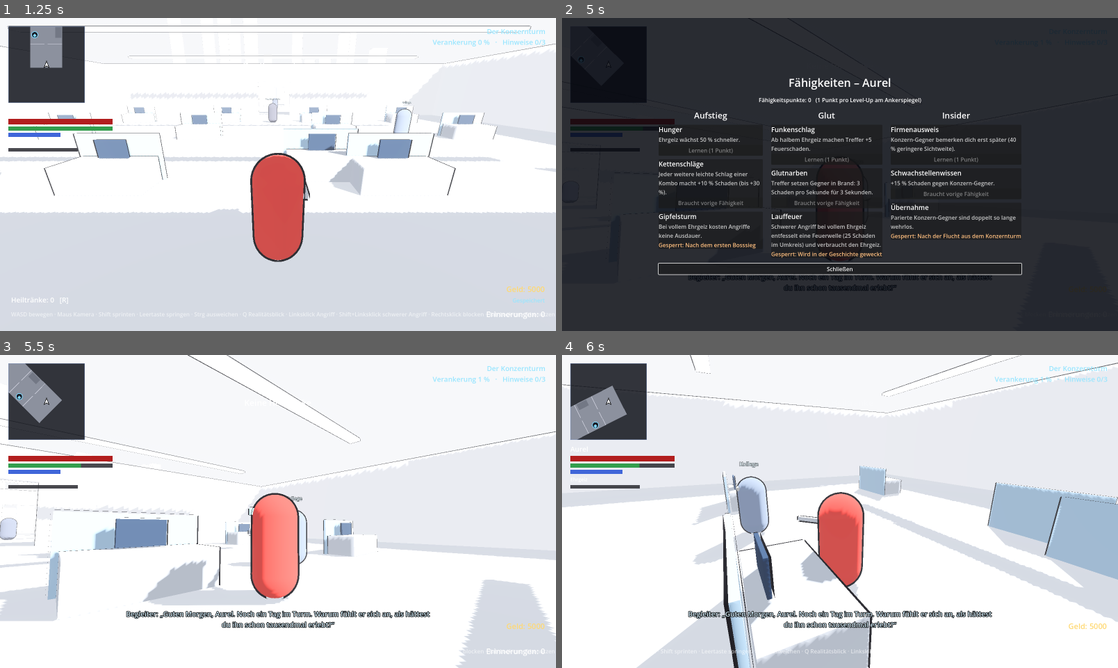
Above: before the commit, frames 1-4 (two rows, left to right).
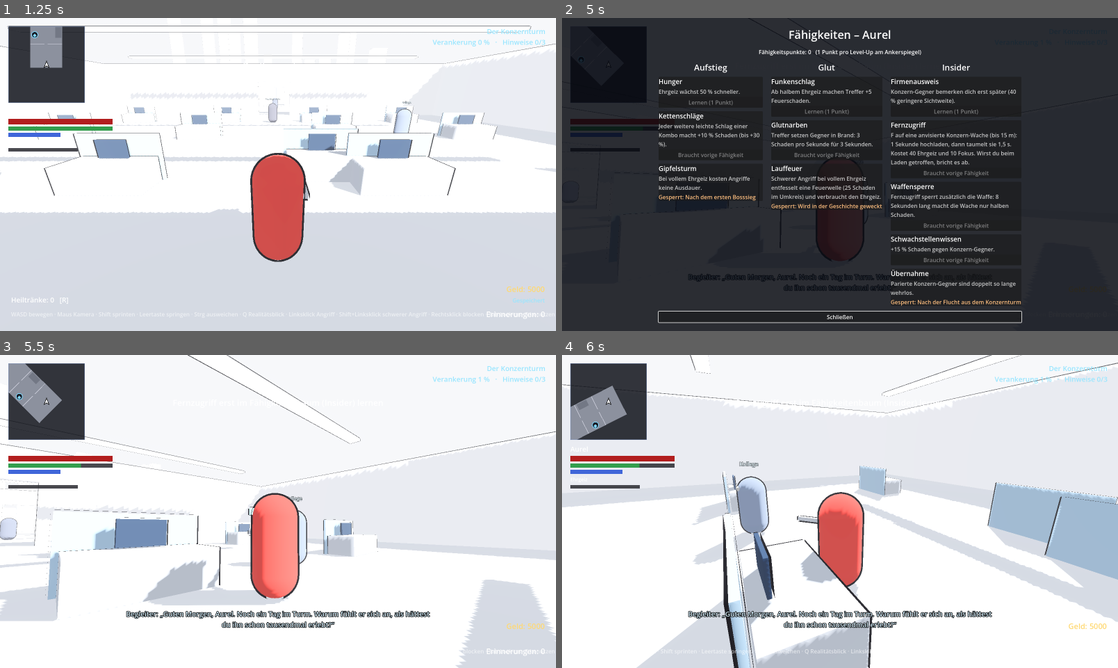
Above: after the commit, the same moments.

Repository: Aurelvonwatzdorf/nr1
Game: Godot game, scene res://scenes/levels/corporate_tower.tscn
The game is run twice, just before and just after one commit, with the same random seed, the same clock (stepped at 60 frames per second) and the same inputs.
Inputs (mouse positions are in pixels of both pictures, inside the frame that each line leads up to):
- Up to frame 1 (1.25 s): click "Aurel wählen" at 0.5 s
- Up to frame 2 (5 s): tap Enter at 1.25 s; move the mouse to (867, 174) at 1.27 s; hold W (move_forward) from 1.28 s (still down); tap F (call_spirit) at 1.35, 3.8 s; click (867, 174) at 1.42 s; tap Space (jump) at 1.52, 2.27, 3.77, 4.52 s; tap V (fire) at 1.55, 2.1, 4.55 s; move the mouse to (812, 174) at 2.02 s; tap R (heal) at 2.3, 2.85 s; move the mouse to (851, 168) at 2.77 s; tap Middle mouse button (lock_on) at 3.05, 3.6 s; move the mouse to (834, 180) at 3.52 s; click (834, 180) at 3.67 s; move the mouse to (878, 177) at 4.27 s; click (878, 177) at 4.35 s; tap K (skills) at 4.9 s
- Up to frame 3 (5.5 s): move the mouse to (111, 464) at 5.02 s; release W (move_forward) at 5.03 s; hold A (move_left) from 5.03 s (still down); right-click (111, 464) at 5.1 s; tap Space (jump) at 5.27 s; tap R (heal) at 5.3 s
- Up to frame 4 (6 s): move the mouse to (845, 511) at 5.77 s; release A (move_left) at 5.78 s; hold W (move_forward) from 5.78 s (still down); tap F (call_spirit) at 5.85 s; click (845, 511) at 5.92 s

Frame 1 is identical in both runs. In frame 2, 10% of the frame differs, in the area x 17-83%, y 3-98%; in frame 3, less than 0.1%; in frame 4, less than 0.1%.

Commit message:
Fernzugriff: Aurel hacks locked-on corporate guards with F (disrupt, weapon jam); docs for mechanic study 1

Diff:
--- a/game/resources/skills/aurel_tree.tres
+++ b/game/resources/skills/aurel_tree.tres
@@ -78,7 +78,23 @@
 story_flag = &"tower_escaped"
 story_hint = "Nach der Flucht aus dem Konzernturm"
 
+[sub_resource type="Resource" id="Skill_aurel_hack_disrupt"]
+script = ExtResource("2_skill")
+id = &"aurel_hack_disrupt"
+display_name = "Fernzugriff"
+description = "F auf eine anvisierte Konzern-Wache (bis 15 m): 1 Sekunde hochladen, dann taumelt sie 1,5 s. Kostet 40 Ehrgeiz und 10 Fokus. Wirst du beim Laden getroffen, bricht es ab."
+branch = "Insider"
+requires = Array[StringName]([&"aurel_badge"])
+
+[sub_resource type="Resource" id="Skill_aurel_hack_jam"]
+script = ExtResource("2_skill")
+id = &"aurel_hack_jam"
+display_name = "Waffensperre"
+description = "Fernzugriff sperrt zusätzlich die Waffe: 8 Sekunden lang macht die Wache nur halben Schaden."
+branch = "Insider"
+requires = Array[StringName]([&"aurel_hack_disrupt"])
+
 [resource]
 script = ExtResource("1_tree")
 branches = Array[String](["Aufstieg", "Glut", "Insider"])
-skills = Array[ExtResource("2_skill")]([SubResource("Skill_a …(218 unchanged characters)… aurel_badge"), SubResource("Skill_aurel_weak_spots"), SubResource("Skill_aurel_takeover")])
+skills = Array[ExtResource("2_skill")]([SubResource("Skill_a …(218 unchanged characters)… aurel_badge"), SubResource("Skill_aurel_hack_disrupt"), SubResource("Skill_aurel_hack_jam"), SubResource("Skill_aurel_weak_spots"), SubResource("Skill_aurel_takeover")])
--- a/game/scripts/enemies/enemy.gd
+++ b/game/scripts/enemies/enemy.gd
@@ -34,6 +34,11 @@
 ## Rabenmal (Tahirous Schwarm): so viele Treffer machen erhöhten Schaden.
 var raven_mark_hits_left: int = 0
 var raven_mark_multiplier: float = 2.0
+## Aurels Fernzugriff: Ladefortschritt (0–1, unter 0 = keiner), Sperre bis zum
+## nächsten Zugriff und Restzeit der Waffensperre (halber Schaden).
+var hack_progress: float = -1.0
+var hack_cooldown_left: float = 0.0
+var weapon_jam_left: float = 0.0
 
 
 func _ready() -> void:
@@ -47,6 +52,8 @@
 	body_mesh.material_override = _material
 	hurtbox.hit_received.connect(_on_hit_received)
 	hitbox.hit_landed.connect(_on_hit_landed)
+	hitbox.damage_modifier = func(_target: Hurtbox, damage: float) -> float:
+		return damage * 0.5 if weapon_jam_left > 0.0 else damage
 	health.died.connect(_on_died)
 	health.value_changed.connect(func(_c: float, _m: float) -> void: _update_health_label())
 	_update_health_label()
@@ -58,6 +65,11 @@
 	var world_speed := GameState.world_time_scale
 	delta *= world_speed
 	attack_cooldown_left = maxf(attack_cooldown_left - delta, 0.0)
+	hack_cooldown_left = maxf(hack_cooldown_left - delta, 0.0)
+	if weapon_jam_left > 0.0:
+		weapon_jam_left = maxf(weapon_jam_left - delta, 0.0)
+		if weapon_jam_left == 0.0:
+			_update_health_label()
 	_update_burn(delta)
 	if not is_on_floor():
 		velocity.y -= gravity * delta
@@ -122,6 +134,29 @@
 		return 1.0
 	raven_mark_hits_left -= 1
 	return raven_mark_multiplier
+
+
+## Kann Aurel gerade auf diesen Gegner zugreifen? (Nur Konzern-Technik.)
+func can_be_hacked() -> bool:
+	return data.faction == &"corporate" and not health.is_dead and hack_cooldown_left <= 0.0
+
+
+## Ladebalken des Zugriffs über dem Gegner (unter 0 = ausblenden).
+func set_hack_progress(ratio: float) -> void:
+	hack_progress = ratio
+	_update_health_label()
+
+
+## Zugriff gelungen: Störung (taumeln), mit Waffensperre halber Schaden.
+func receive_hack(stun_time: float, jam_time: float, cooldown: float) -> void:
+	hack_progress = -1.0
+	hack_cooldown_left = cooldown
+	weapon_jam_left = jam_time
+	if health.is_dead:
+		return
+	flash()
+	state_machine.transition_to(&"stagger", {"time": stun_time, "parried": true})
+	_update_health_label()
 
 
 func is_defenseless() -> bool:
@@ -207,6 +242,9 @@
 	attack_cooldown_left = 0.0
 	_burn_time_left = 0.0
 	raven_mark_hits_left = 0
+	hack_progress = -1.0
+	hack_cooldown_left = 0.0
+	weapon_jam_left = 0.0
 	health.revive()
 	visible = true
 	collision_shape.set_deferred(&"disabled", false)
@@ -254,5 +292,11 @@
 	var ratio := health.get_ratio()
 	var filled := roundi(ratio * 10.0)
 	var mark := "  ◆ Rabenmal" if raven_mark_hits_left > 0 else ""
-	health_label.text = "%s%s\n%s" % [data.display_name, mark, "■".repeat(filled) + "□".repeat(10 - filled)]
-	health_label.visible = not health.is_dead and ratio < 1.0
+	if weapon_jam_left > 0.0:
+		mark += "  ⌀ Waffe gesperrt"
+	var text := "%s%s\n%s" % [data.display_name, mark, "■".repeat(filled) + "□".repeat(10 - filled)]
+	if hack_progress >= 0.0:
+		var loaded := roundi(hack_progress * 10.0)
+		text += "\nZugriff " + "▮".repeat(loaded) + "▯".repeat(10 - loaded)
+	health_label.text = text
+	health_label.visible = not health.is_dead and (ratio < 1.0 or hack_progress >= 0.0 or weapon_jam_left > 0.0)
--- a/game/scripts/player/player.gd
+++ b/game/scripts/player/player.gd
@@ -20,6 +20,15 @@
 @onready var camera_rig: CameraRig = $CameraRig
 @onready var lock_on: LockOnComponent = $LockOnComponent
 @onready var interaction_detector: InteractionDetector = $InteractionDetector
+
+## Fernzugriff (Aurel): Reichweite, Ladezeit, Kosten und Wirkung.
+const HACK_RANGE := 15.0
+const HACK_UPLOAD_TIME := 1.0
+const HACK_AMBITION_COST := 40.0
+const HACK_FOCUS_COST := 10.0
+const HACK_STUN_TIME := 1.5
+const HACK_JAM_TIME := 8.0
+const HACK_COOLDOWN := 12.0
 
 var gravity: float = ProjectSettings.get_setting("physics/3d/default_gravity")
 ## Der zuletzt erlittene Treffer (für Rückstoß im Getroffen-Zustand).
@@ -52,6 +61,9 @@
 ## Nachhall: Restzeit der verlangsamten Welt (Echtzeit) und Sperre bis zum nächsten.
 var afterimage_left: float = 0.0
 var afterimage_cooldown_left: float = 0.0
+## Aurels Fernzugriff: Ziel, das gerade geladen wird, und Restzeit.
+var hack_target: Enemy
+var _hack_time_left: float = 0.0
 
 
 func _ready() -> void:
@@ -80,8 +92,12 @@
 		lock_on.toggle(-camera_rig.camera.global_basis.z)
 	if is_input_enabled() and Input.is_action_just_pressed(&"interact") and can_interact():
 		interaction_detector.current.interact(self)
-	if is_input_enabled() and Input.is_action_just_pressed(&"call_spirit") and get_ravens():
-		call_raven_swarm()
+	if is_input_enabled() and Input.is_action_just_pressed(&"call_spirit"):
+		if get_ravens():
+			call_raven_swarm()
+		elif get_ambition():
+			start_hack()
+	_update_hack(delta)
 	_fire_cooldown_left = maxf(_fire_cooldown_left - delta, 0.0)
 	dash_cooldown_left = maxf(dash_cooldown_left - delta, 0.0)
 	wall_run_cooldown_left = maxf(wall_run_cooldown_left - delta, 0.0)
@@ -308,6 +324,66 @@
 	return best
 
 
+## Aurels Fernzugriff (F, Fähigkeit „Fernzugriff“): auf die anvisierte
+## Konzern-Wache. Gibt false zurück, wenn es nicht geht (Meldung erklärt warum).
+func start_hack() -> bool:
+	var ambition := get_ambition()
+	if ambition == null or hack_target != null:
+		return false
+	if not GameState.has_skill(&"aurel_hack_disrupt"):
+		EventBus.message_requested.emit("Fernzugriff erst im Fähigkeitenbaum (Insider) lernen")
+		return false
+	var target := lock_on.target as Enemy
+	if target == null or target.data.faction != &"corporate" or target.health.is_dead:
+		EventBus.message_requested.emit("Fernzugriff: Konzern-Gegner anvisieren (Tab)")
+		return false
+	if target.global_position.distance_to(global_position) > HACK_RANGE:
+		EventBus.message_requested.emit("Fernzugriff: zu weit weg")
+		return false
+	if not target.can_be_hacked():
+		EventBus.message_requested.emit("Ihre Technik startet gerade neu")
+		return false
+	if ambition.current < HACK_AMBITION_COST or focus.current < HACK_FOCUS_COST:
+		EventBus.message_requested.emit("Zu wenig Ehrgeiz oder Fokus für den Zugriff")
+		return false
+	hack_target = target
+	_hack_time_left = HACK_UPLOAD_TIME
+	target.set_hack_progress(0.0)
+	return true
+
+
+## Bricht einen laufenden Zugriff ab (Treffer, Ziel weg, zu weit).
+func cancel_hack() -> void:
+	if hack_target and is_instance_valid(hack_target):
+		hack_target.set_hack_progress(-1.0)
+	hack_target = null
+	_hack_time_left = 0.0
+
+
+func _update_hack(delta: float) -> void:
+	if hack_target == null:
+		return
+	if not is_instance_valid(hack_target) or hack_target.health.is_dead or health.is_dead \
+			or hack_target.global_position.distance_to(global_position) > HACK_RANGE:
+		cancel_hack()
+		return
+	_hack_time_left -= delta
+	hack_target.set_hack_progress(1.0 - _hack_time_left / HACK_UPLOAD_TIME)
+	if _hack_time_left > 0.0:
+		return
+	var target := hack_target
+	hack_target = null
+	if not focus.try_spend(HACK_FOCUS_COST):
+		target.set_hack_progress(-1.0)
+		return
+	get_ambition().remove(HACK_AMBITION_COST)
+	var jam := HACK_JAM_TIME if GameState.has_skill(&"aurel_hack_jam") else 0.0
+	target.receive_hack(HACK_STUN_TIME, jam, HACK_COOLDOWN)
+	# Zählt wie ein Angriff auf Konzernkräfte (Fahndung).
+	EventBus.enemy_hit_by_player.emit(target)
+	EventBus.camera_shake_requested.emit(0.1)
+
+
 ## Aurels Ehrgeiz (oder null bei anderen Figuren).
 func get_ambition() -> AmbitionComponent:
 	return special_resource as AmbitionComponent
@@ -505,6 +581,7 @@
 	velocity = Vector3.ZERO
 	_set_reality_sight(false)
 	stop_afterimage()
+	cancel_hack()
 	damage_buff = 0.0
 	damage_buff_time_left = 0.0
 	health.revive()
@@ -658,6 +735,7 @@
 	if result != Hurtbox.Result.HIT:
 		return
 	last_hit = hit
+	cancel_hack()
 	BloodEffect.spawn(self, hit.direction, clampf(hit.damage / 15.0, 0.6, 2.0))
 	if get_ambition():
 		get_ambition().on_got_hit()
--- a/game/tests/smoke_test.gd
+++ b/game/tests/smoke_test.gd
@@ -642,7 +642,7 @@
 
 	# Fähigkeiten: Punkte durch Level-Up, Reihenfolge, Story-Sperre
 	var tree_data := player.character_data.skill_tree
-	_check(tree_data != null and tree_data.branches.size() == 3 and tree_data.skills.size() == 9, "Aurel hat einen Baum mit 3 Ästen und 9 Fähigkeiten")
+	_check(tree_data != null and tree_data.branches.size() == 3 and tree_data.skills.size() == 11, "Aurel hat einen Baum mit 3 Ästen und 11 Fähigkeiten")
 	var hunger := tree_data.get_skill(&"aurel_hunger")
 	var chain := tree_data.get_skill(&"aurel_chain_strikes")
 	var summit := tree_data.get_skill(&"aurel_summit")
@@ -1044,6 +1044,55 @@
 	GameState.inventory.remove(&"echo_core")
 	player.afterimage_cooldown_left = 0.0
 
+	# Fernzugriff (Aurel, F): Konzern-Wache anvisieren, 1 s laden, sie taumelt
+	var hack_guard := slow_guard
+	hack_guard.reset_enemy()
+	await _frames(3)
+	player.health.revive()
+	player.global_position = hack_guard.global_position + Vector3(0.0, 0.05, 6.0)
+	player.velocity = Vector3.ZERO
+	await _frames(3)
+	GameState.unlocked_skills.clear()
+	player.lock_on.set_target(hack_guard)
+	player.get_ambition().add(60.0)
+	player.focus.refill()
+	_check(not player.start_hack(), "Ohne Fähigkeit kein Fernzugriff")
+	GameState.unlocked_skills.append(&"aurel_hack_disrupt")
+	hack_guard.attack_cooldown_left = 100.0
+	var ambition_before_hack := player.get_ambition().current
+	await _tap(&"call_spirit")
+	_check(player.hack_target == hack_guard and hack_guard.hack_progress >= 0.0, "F: Fernzugriff lädt hoch (Balken über der Wache)")
+	await _frames(70)
+	_check(hack_guard.state_machine.get_current_state_name() == &"stagger" and player.hack_target == null, "Nach 1 s: Wache taumelt (Störung)")
+	_check(player.get_ambition().current <= ambition_before_hack - 39.0 and hack_guard.hack_cooldown_left > 10.0, "Zugriff kostet 40 Ehrgeiz, danach Sperre für diese Wache")
+	_check(not player.start_hack(), "Gleiche Wache nicht sofort wieder")
+	# Treffer beim Laden bricht ab
+	hack_guard.hack_cooldown_left = 0.0
+	player.get_ambition().add(60.0)
+	player.focus.refill()
+	_check(player.start_hack(), "Zweiter Zugriff startet")
+	await _frames(10)
+	var hack_hit := HitData.new()
+	hack_hit.damage = 5.0
+	player.hurtbox.receive_hit(hack_hit)
+	await _frames(2)
+	_check(player.hack_target == null and hack_guard.hack_progress < 0.0, "Treffer beim Laden bricht den Zugriff ab")
+	await _frames(30)
+	# Waffensperre: halber Schaden für 8 s
+	GameState.unlocked_skills.append(&"aurel_hack_jam")
+	player.health.revive()
+	player.get_ambition().add(60.0)
+	player.focus.refill()
+	player.start_hack()
+	await _frames(70)
+	_check(hack_guard.weapon_jam_left > 7.0 and is_equal_approx(hack_guard.hitbox.damage_modifier.call(player.hurtbox, 18.0), 9.0), "Waffensperre: Wache macht 8 s nur halben Schaden")
+	GameState.unlocked_skills.clear()
+	player.lock_on.set_target(null)
+	hack_guard.reset_enemy()
+	player.global_position = Vector3(0.0, 0.05, 2.0)
+	player.velocity = Vector3.ZERO
+	await _frames(5)
+
 
 ## Drückt eine Taste kurz. Die Figur sieht den Druck im nächsten Physik-Frame,
 ## deshalb zwei Frames halten, bevor losgelassen wird.
Not shown, changed: CLAUDE.md
Not shown, changed: STAND.md
Not shown, changed: docs/mechaniken/fernzugriff.md
